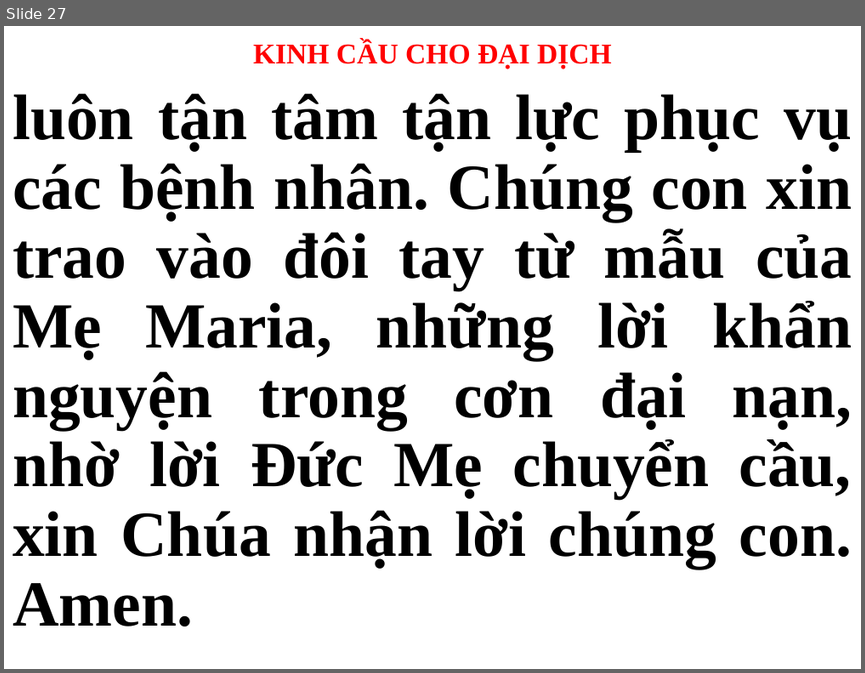
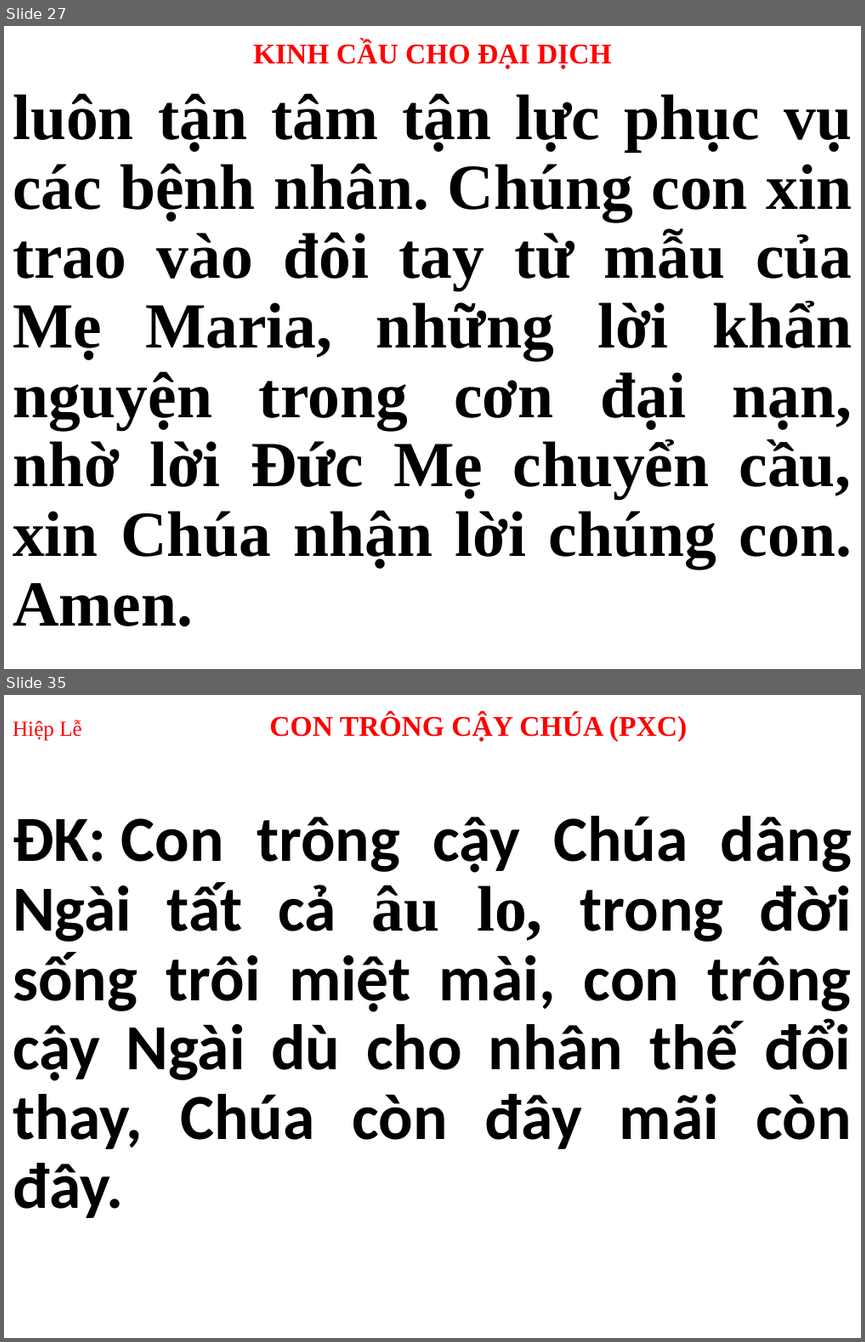
Before and after one commit to webfullstack99/usb-songs, a slide deck: CN.pptx. Shown one above the other, each under a label of ours: slide 27 before the commit, slides 27 and 35 after it; the slides between them are not shown. The pictures are 865x673 and 865x1342 pixels, drawn with LibreOffice and Linux fonts; fonts in the diff are those of the drawing. Boxes give left, top, right and bottom in pixels: in the first picture for what was removed or moved away, otherwise in the second. Text is boxed around its words. In the diff, an @@ line names an element or a change of style, - is before the commit and + after.

```diff
--- a/CN.pptx
+++ b/CN.pptx
@@ slide 35 added at (4, 695, 861, 1338), background #FFFFFF @@
@@ title added at (12, 713, 687, 741), 24 pt, text #FF0000, bold @@
+Hiệp Lễ CON TRÔNG CẬY CHÚA (PXC)
@@ subtitle added at (12, 816, 851, 1218), 54 pt, text #1F1F1F, bold @@
+ĐK: Con trông cậy Chúa dâng Ngài tất cả âu lo, trong đời sống trôi miệt mài, con trông cậy Ngài dù cho nhân thế đổi thay, Chúa còn đây mãi còn đây.
```
Also in this commit, not shown: 28 other slides changed, 37 other slides added, 32 slides removed, 2 other files.
